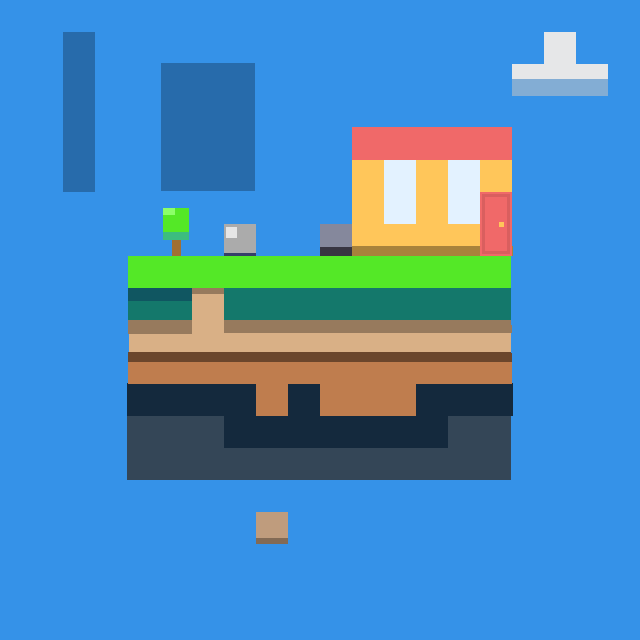
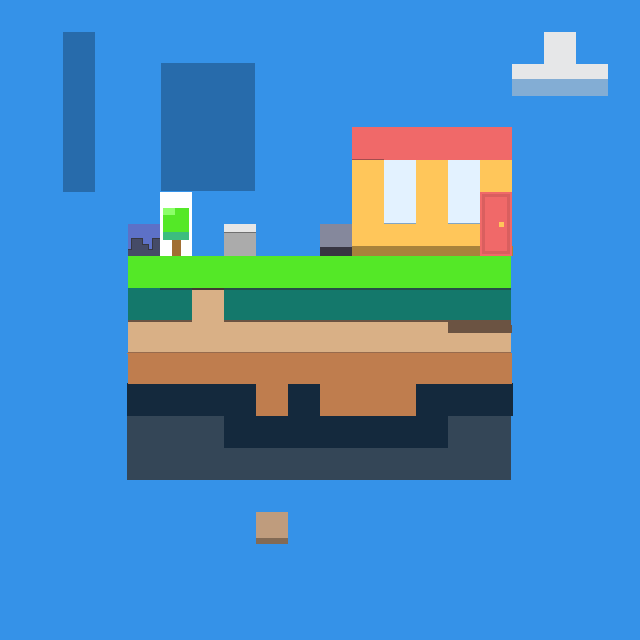
Two versions of the same layered image (640×640). Layer-by-layer changes:
painted on "Layer 2" over left=127, top=159, right=512, bottom=362
painted on "Layer 1" over left=160, top=192, right=192, bottom=256
